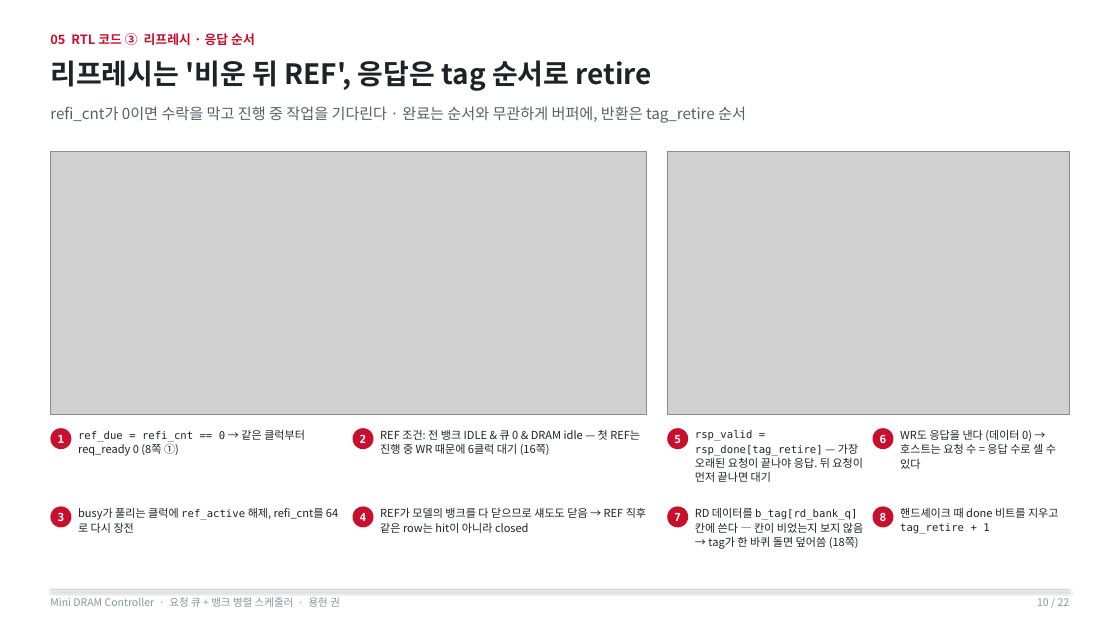
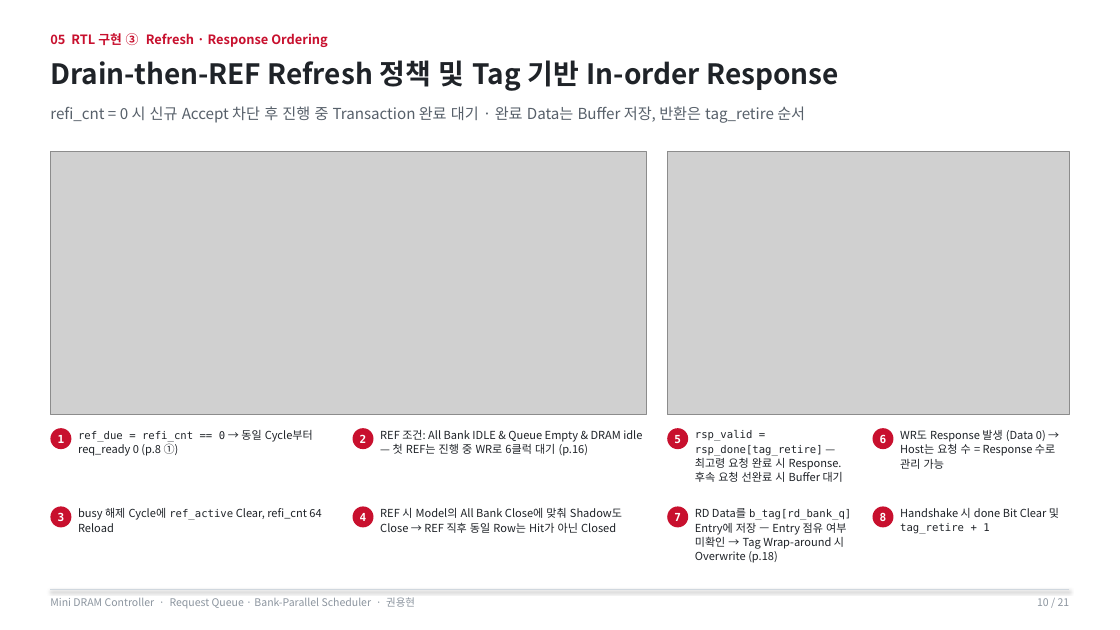
Before and after one commit to yhkwon-git/mini-dram-controller, a slide deck: slide 10 of portfolio-deck/MiniDramController_Portfolio.pptx. Drawn at 1120x630 pixels with LibreOffice and Linux fonts; fonts in the diff are those of the drawing; grey boxes stand for pictures. Boxes give left, top, right and bottom in pixels: in the first picture for what was removed or moved away, otherwise in the second. Text is boxed around its words. In the diff, an @@ line names an element or a change of style, - is before the commit and + after.

```diff
--- a/portfolio-deck/MiniDramController_Portfolio.pptx
+++ b/portfolio-deck/MiniDramController_Portfolio.pptx
@@ text at (50,33,328,47): text changed @@
-05 RTL 코드 ③ 리프레시 · 응답 순서
+05 RTL 구현 ③ Refresh · Response Ordering
@@ text at (50,60,839,91): text changed @@
-리프레시는 '비운 뒤 REF', 응답은 tag 순서로 retire
+Drain-then-REF Refresh 정책 및 Tag 기반 In-order Response
@@ text at (50,106,805,123): text changed @@
-refi_cnt가 0이면 수락을 막고 진행 중 작업을 기다린다 · 완료는 순서와 무관하게 버퍼에, 반환은 tag_retire 순서
+refi_cnt = 0 시 신규 Accept 차단 후 진행 중 Transaction 완료 대기 · 완료 Data는 Buffer 저장, 반환은 tag_retire 순서
@@ text at (78,430,313,456): text changed @@
-ref_due = refi_cnt == 0 → 같은 클럭부터 req_ready 0 (8쪽 ①)
+ref_due = refi_cnt == 0 → 동일 Cycle부터 req_ready 0 (p.8 ①)
@@ text at (380,430,642,456): text changed @@
-REF 조건: 전 뱅크 IDLE & 큐 0 & DRAM idle — 첫 REF는 진행 중 WR 때문에 6클럭 대기 (16쪽)
+REF 조건: All Bank IDLE & Queue Empty & DRAM idle — 첫 REF는 진행 중 WR로 6클럭 대기 (p.16)
@@ text at (695,430,843,482): text changed; size 9.1 to 9.5 pt; font DejaVu Sans Mono to Noto Sans CJK KR @@
-rsp_valid = rsp_done[tag_retire] — 가장 오래된 요청이 끝나야 응답. 뒤 요청이 먼저 끝나면 대기
+rsp_valid = rsp_done[tag_retire] — 최고령 요청 완료 시 Response.
+후속 요청 선완료 시 Buffer 대기
@@ text at (900,430,1055,469): text changed @@
-WR도 응답을 낸다 (데이터 0) → 호스트는 요청 수 = 응답 수로 셀 수 있다
+WR도 Response 발생 (Data 0) → Host는 요청 수 = Response 수로 관리 가능
@@ text at (78,508,321,532): text changed @@
-busy가 풀리는 클럭에 ref_active 해제, refi_cnt를 64로 다시 장전
+busy 해제 Cycle에 ref_active Clear, refi_cnt 64 Reload
@@ text at (380,508,622,533): text changed @@
-REF가 모델의 뱅크를 다 닫으므로 섀도도 닫음 → REF 직후 같은 row는 hit이 아니라 closed
+REF 시 Model의 All Bank Close에 맞춰 Shadow도 Close → REF 직후 동일 Row는 Hit가 아닌 Closed
@@ text at (695,508,851,563): text changed @@
-RD 데이터를 b_tag[rd_bank_q] 칸에 쓴다 — 칸이 비었는지 보지 않음 → tag가 한 바퀴 돌면 덮어씀 (18쪽)
+RD Data를 b_tag[rd_bank_q] Entry에 저장 — Entry 점유 여부 미확인 → Tag Wrap-around 시 Overwrite (p.18)
@@ text at (900,508,1059,534): text changed @@
-핸드셰이크 때 done 비트를 지우고 tag_retire + 1
+Handshake 시 done Bit Clear 및 tag_retire + 1
@@ text at (50,597,415,608): text changed @@
-Mini DRAM Controller · 요청 큐 + 뱅크 병렬 스케줄러 · 용현 권
+Mini DRAM Controller · Request Queue · Bank-Parallel Scheduler · 권용현
```
Also in this commit, not shown: 20 other slides changed, 1 slide removed, 1 other file.
